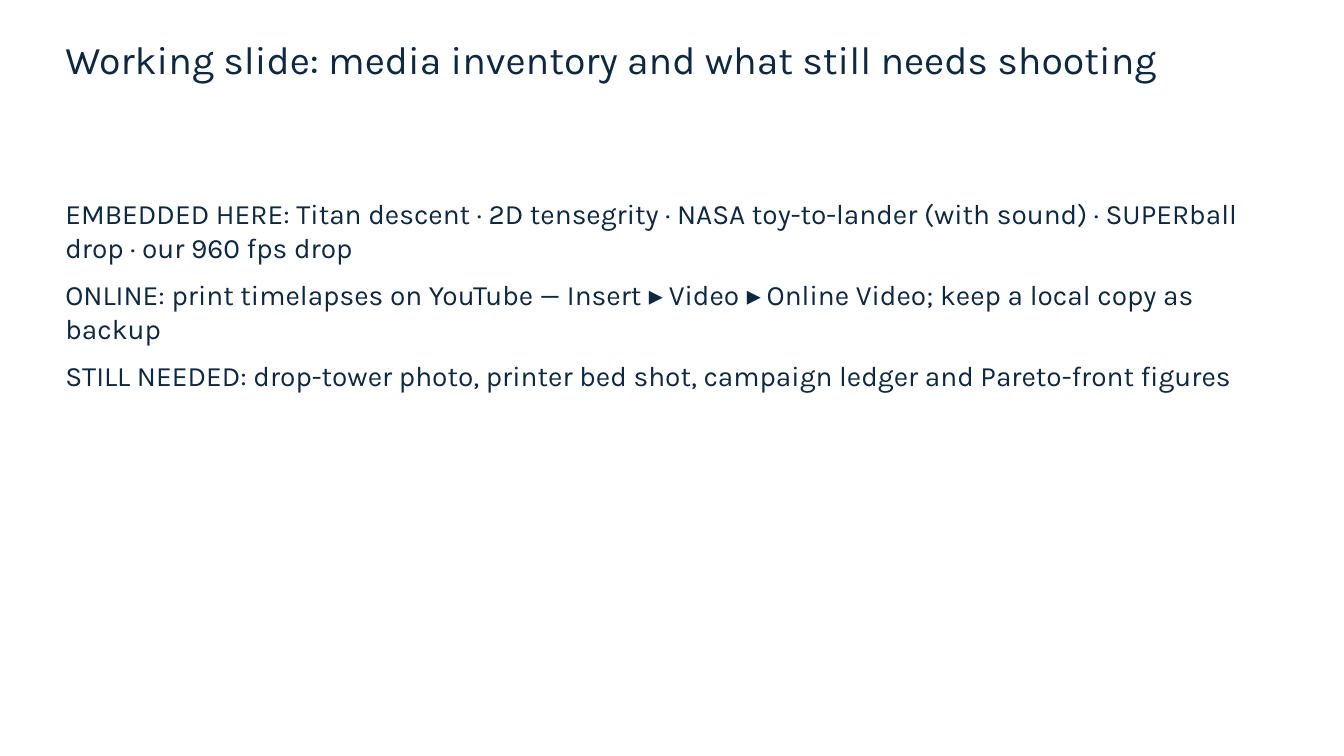
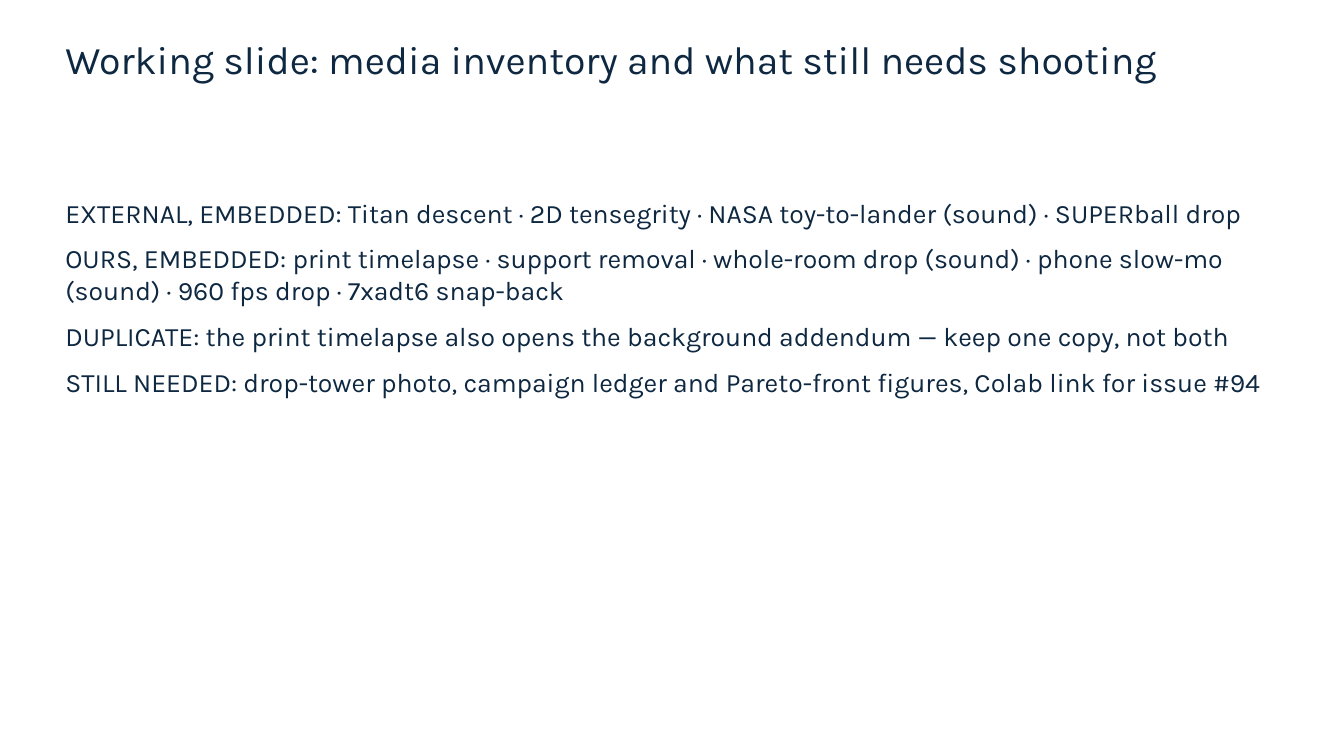
Before and after one commit to vertical-cloud-lab/tensegrity-optimization, a slide deck: slide 37 of presentation/Slide Decks/IDETC Supplement Slides (BO block + gap + video + accel).pptx (slide 27 before the commit). Drawn at 1344x756 pixels with LibreOffice and Linux fonts; fonts in the diff are those of the drawing. Boxes give left, top, right and bottom in pixels: in the first picture for what was removed or moved away, otherwise in the second. Text is boxed around its words. In the diff, an @@ line names an element or a change of style, - is before the commit and + after.

```diff
--- a/presentation/Slide Decks/IDETC Supplement Slides (BO block + gap + video + accel).pptx
+++ b/presentation/Slide Decks/IDETC Supplement Slides (BO block + gap + video + accel).pptx
@@ text at box(65, 204, 1260, 399): text changed; size 20 to 19 pt @@
-EMBEDDED HERE: Titan descent · 2D tensegrity · NASA toy-to-lander (with sound) · SUPERball drop · our 960 fps drop
-ONLINE: print timelapses on YouTube — Insert ▸ Video ▸ Online Video; keep a local copy as backup
-STILL NEEDED: drop-tower photo, printer bed shot, campaign ledger and Pareto-front figures
+EXTERNAL, EMBEDDED: Titan descent · 2D tensegrity · NASA toy-to-lander (sound) · SUPERball drop
+OURS, EMBEDDED: print timelapse · support removal · whole-room drop (sound) · phone slow-mo (sound) · 960 fps drop · 7xadt6 snap-back
+DUPLICATE: the print timelapse also opens the background addendum — keep one copy, not both
+STILL NEEDED: drop-tower photo, campaign ledger and Pareto-front figures, Colab link for issue #94
```
Also in this commit, not shown: 1 other slide changed, 10 slides added, 55 other files.
